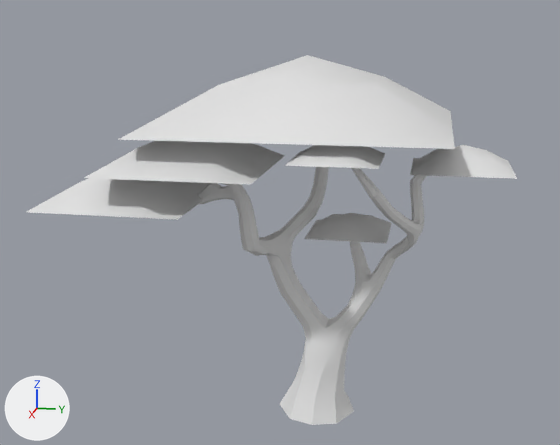
Before and after pictures for a commit that changed the FBX model Assets/ProjetoTutoria/Modelos/Arvore.fbx.
The view is the same before and after, from a 50 mm camera at (52.4, 7.9, 27.2) aimed at (-0.9, -2.8, 13.8). The axes (+X, +Y, +Z) are drawn at lower left. The lights are the same throughout. Where no turn or scale is listed for an object, it has been applied to the vertices.

In view in the first picture: 'Folhas'.
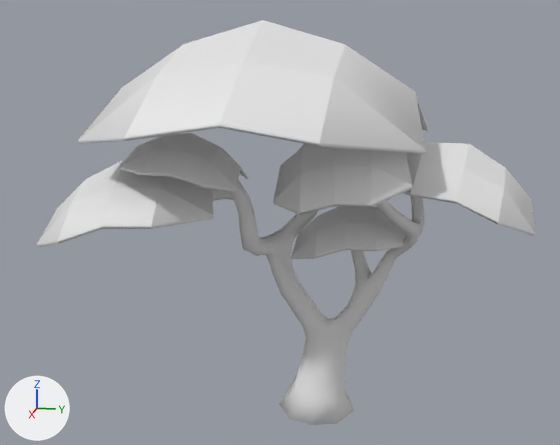
Where the newer file only moved an object's origin or applied its transform, the numbers keep the older frame.

What the commit changed:
me_folhas is used by ob_folhas; location (2.28, -12.81, 12.03).
me_folhas had 1135 vertices, 1073 faces and spanned x -15.7..5.5, y -5.2..25.8, z -12.0..13.5.
me_folhas now has 1237 vertices, 1241 faces and spans x -13.4..8.9, y -5.8..27.2, z -12.0..15.9.
me_folhas part 1: the loose piece of 25 vertices spanning x -5.1..5.2, y -5.2..5.2, z 3.8..6.2 is rebuilt with 42 vertices and now spans x -6.4..6.4, y -5.8..6.8, z 0.9..6.6.
me_folhas part 2: the loose piece of 25 vertices spanning x -15.7..4.8, y 1.3..21.8, z 8.6..13.5 is rebuilt with 42 vertices and now spans x -13.4..8.9, y -2.1..20.2, z 8.1..15.9.
me_folhas part 3: the loose piece of 25 vertices spanning x -5.3..5.5, y -0.8..10.0, z 6.2..8.8 is rebuilt with 42 vertices and now spans x -4.0..4.1, y 0.1..8.1, z 5.0..8.5.
me_folhas part 4: a new loose piece of 42 vertices spanning x -8.7..2.4, y 16.5..27.2, z 2.4..7.9, in mat_folhas (its picture is missing).
me_folhas part 5: a new loose piece of 42 vertices spanning x -7.2..1.0, y 11.2..19.3, z -0.3..3.4, in mat_folhas (its picture is missing).
me_folhas part 6: a new loose piece of 42 vertices spanning x -2.2..6.1, y 10.9..19.5, z 4.6..9.2, in mat_folhas (its picture is missing).
Part 7, on me_folhas:
50 vertices are removed from x -6.4..5.2, y 12.0..25.8, z 6.2..8.7.
32 faces are deleted.
Part 8, on me_folhas:
25 vertices are removed from x -6.0..-0.4, y 12.3..17.8, z 1.4..2.8.
16 faces are deleted.
me_folhas part 9: the surface is now shaded smooth.

Boxes [x1, y1, x2, y2] around the edits, measured in the pictures (560 x 445 px):
'Folhas', reshaped (9% taller)
    before: [27, 55, 517, 425]
    after: [37, 20, 535, 425]
part 1 of me_folhas, rebuilt
    before: [27, 178, 209, 220]
    after: [37, 159, 214, 247]
part 2 of me_folhas, rebuilt (42% taller)
    before: [118, 55, 455, 149]
    after: [78, 20, 428, 154]
part 3 of me_folhas, rebuilt
    before: [84, 141, 284, 185]
    after: [121, 133, 248, 192]
part 4 of me_folhas, added
    after: [404, 142, 535, 236]
part 5 of me_folhas, added
    after: [291, 206, 407, 259]
part 6 of me_folhas, added
    after: [273, 144, 412, 215]
part 7 of me_folhas, deleted
    before: [285, 145, 517, 179]
part 8 of me_folhas, deleted
    before: [305, 213, 392, 243]
